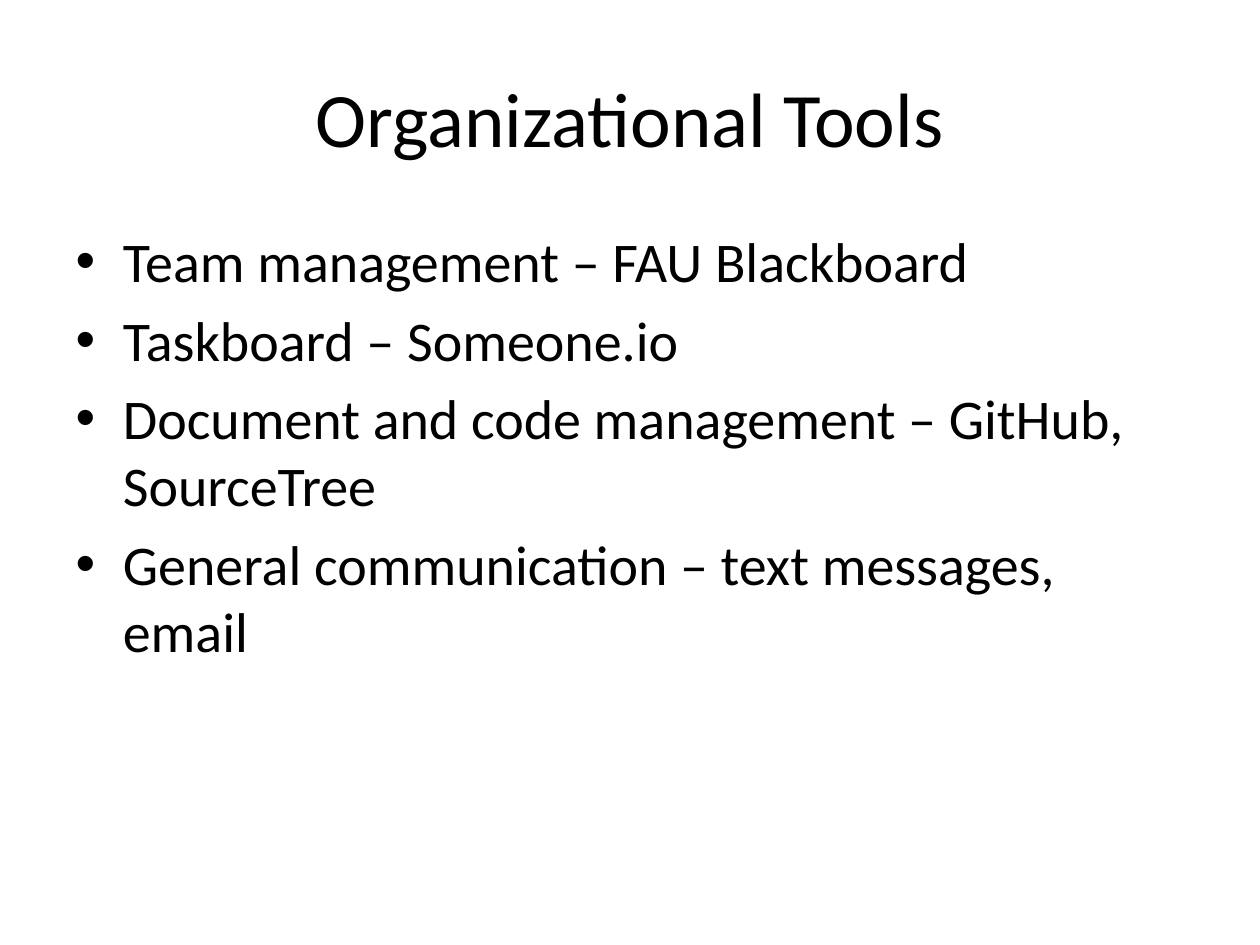
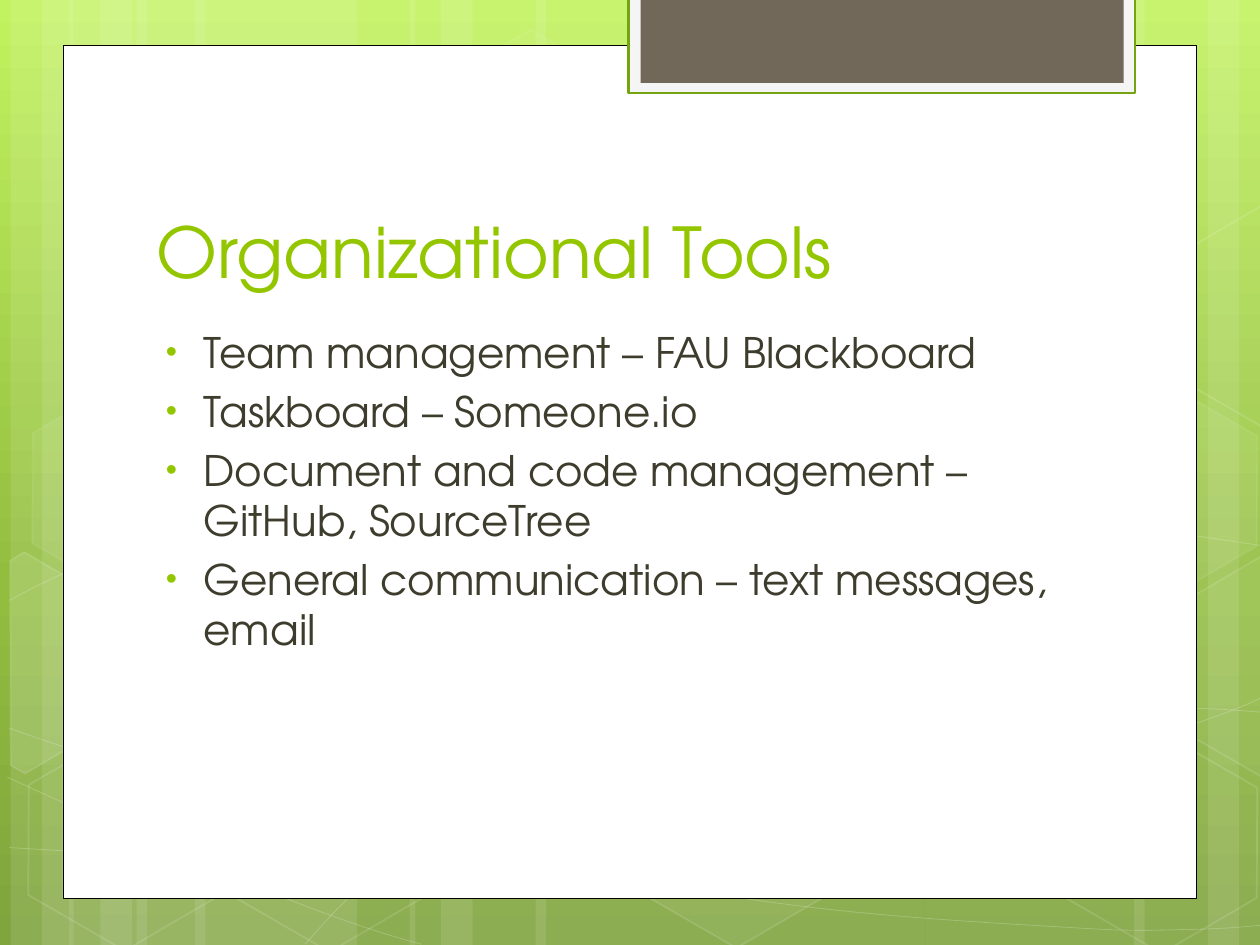
Before and after one commit to Ninjinkai/Couch-Level-Project, a slide deck: slide 4 of Final_Presentation.pptx. Drawn at 1260x945 pixels with LibreOffice and Linux fonts; fonts in the diff are those of the drawing. Boxes give left, top, right and bottom in pixels: in the first picture for what was removed or moved away, otherwise in the second. Text is boxed around its words. In the diff, an @@ line names an element or a change of style, - is before the commit and + after.

```diff
--- a/Final_Presentation.pptx
+++ b/Final_Presentation.pptx
@@ background #FFFFFF to gradient #C3F35F to #93BF3F to #81A53E @@
@@ rectangle added at bbox=[629, 0, 1135, 93], fill #F5F5F5, outline #74A510 1.25 pt @@
@@ rectangle added at bbox=[640, 0, 1123, 83], fill #71685A @@
@@ rectangle added at bbox=[63, 45, 1197, 897], fill #FFFFFF, outline #000000 0.5 pt @@
@@ title "Organizational Tools": place and size @@
-title "Organizational Tools" at bbox=[316, 93, 944, 161]
+title "Organizational Tools" at bbox=[156, 225, 832, 293]
@@ title "Organizational Tools" at bbox=[156, 225, 832, 293]: size 44 to 40 pt, font Calibri to TeX Gyre Adventor, text colour #000000 to #94C600; alignment centre to left; vertical alignment middle to bottom @@
@@ group added at bbox=[0, 0, 1260, 945]: 12 rectangles, 8 freeform shapes, 8 hexagons @@
@@ text "Team management – FAU Blackboard": place and size @@
-text "Team management – FAU Blackboard" at bbox=[123, 243, 1124, 653]
+text "Team management – FAU Blackboard" at bbox=[204, 337, 1046, 646]
@@ text "Team management – FAU Blackboard" at bbox=[204, 337, 1046, 646]: size 32 to 24 pt, font Calibri to TeX Gyre Adventor, text colour #000000 to #3E3D2D; indent changed; less space between paragraphs @@
```
Also in this commit, not shown: 4 other slides changed, 3 slides added, 1 other file.
